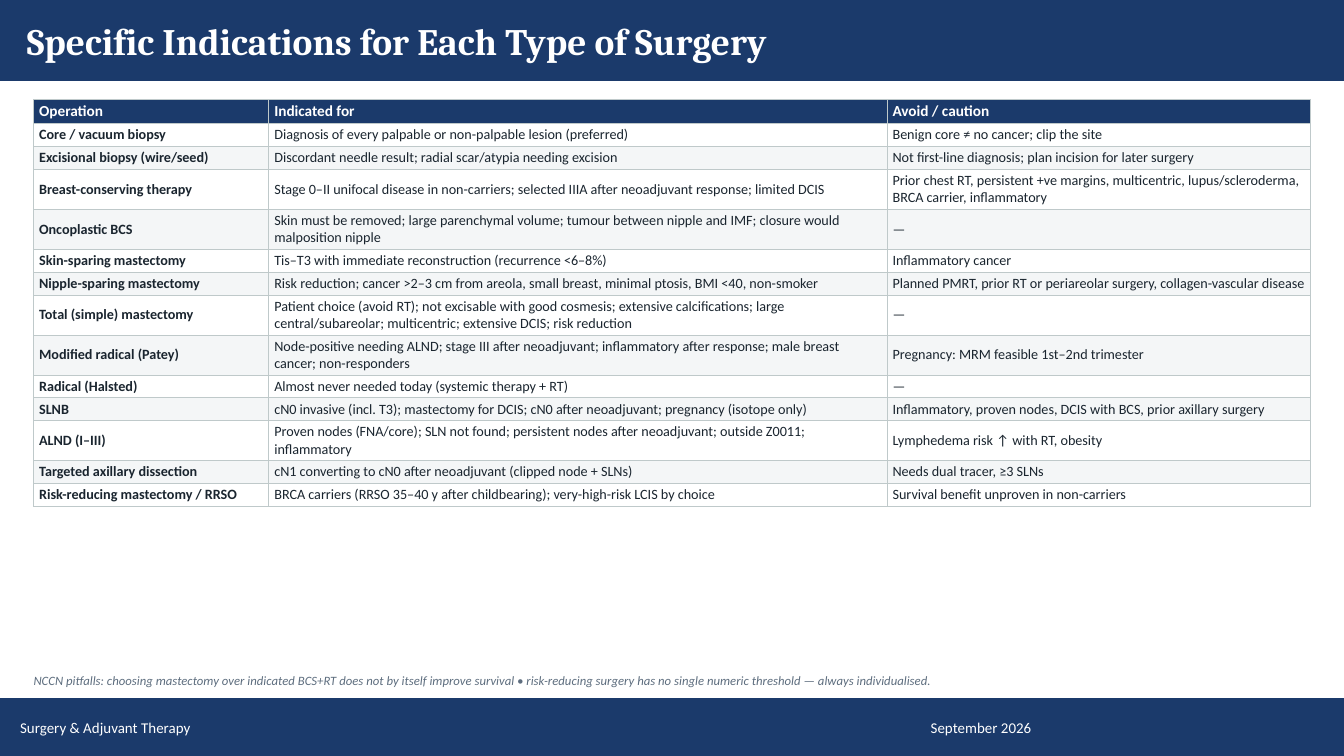
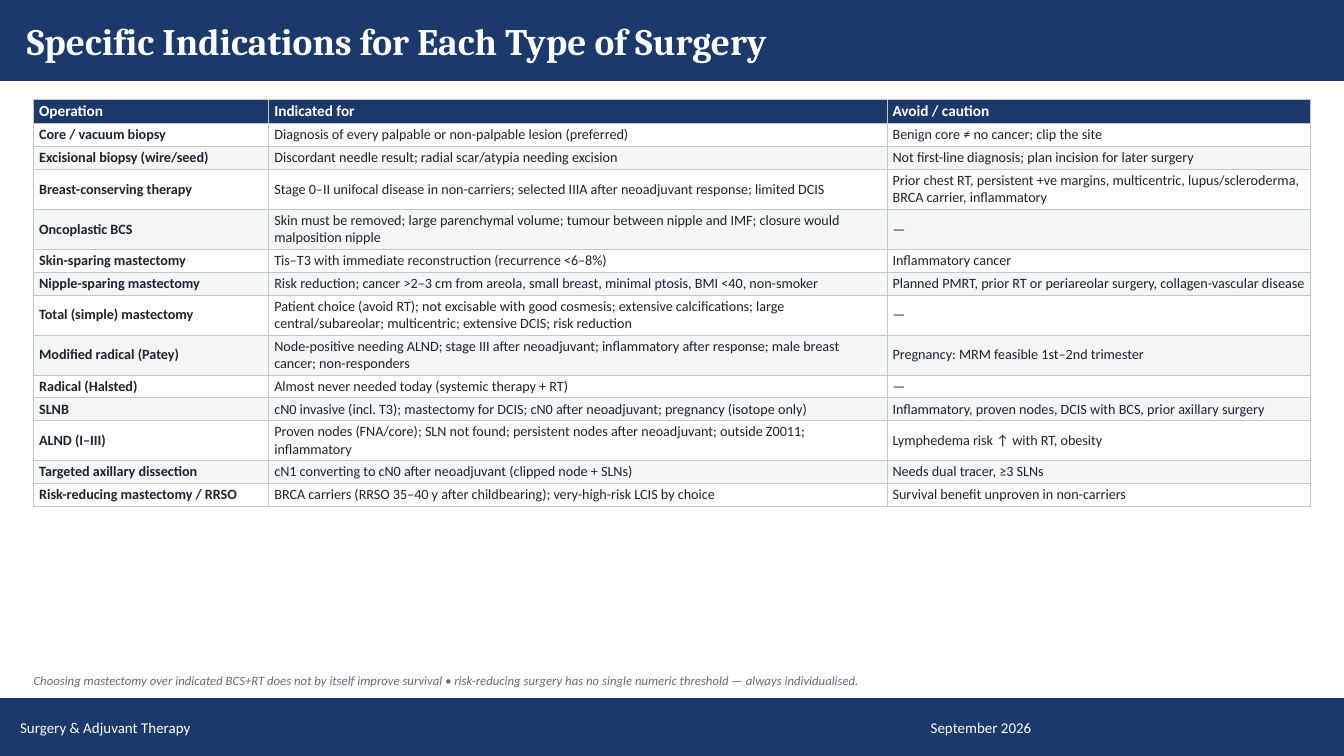
Before and after one commit to Muluamlak/Phone, a slide deck: slide 49 of BreastCancer_Management_Visual_65.pptx. Drawn at 1344x756 pixels with LibreOffice and Linux fonts; fonts in the diff are those of the drawing. Boxes give left, top, right and bottom in pixels: in the first picture for what was removed or moved away, otherwise in the second. Text is boxed around its words. In the diff, an @@ line names an element or a change of style, - is before the commit and + after.

```diff
--- a/BreastCancer_Management_Visual_65.pptx
+++ b/BreastCancer_Management_Visual_65.pptx
@@ text at <box>34,676,859,687</box>: text changed @@
-NCCN pitfalls: choosing mastectomy over indicated BCS+RT does not by itself improve survival • risk-reducing surgery has no single numeric threshold — always individualised.
+Choosing mastectomy over indicated BCS+RT does not by itself improve survival • risk-reducing surgery has no single numeric threshold — always individualised.
```
Also in this commit, not shown: 6 other slides changed, 1 slide added.
